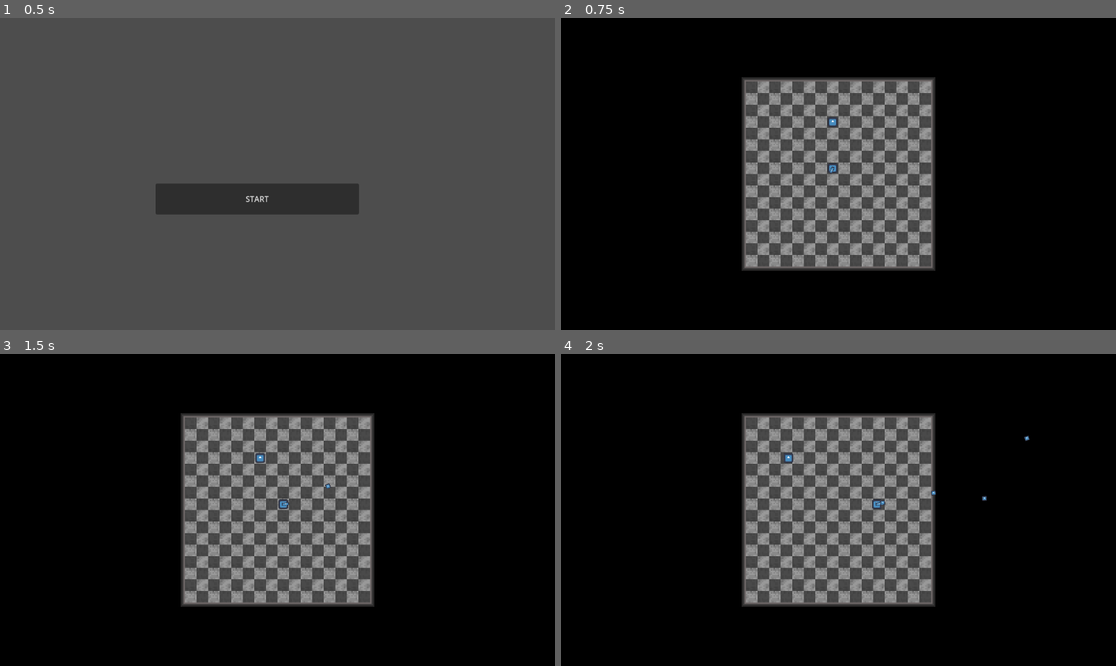
Above: before the commit, frames 1-4 (two rows, left to right).
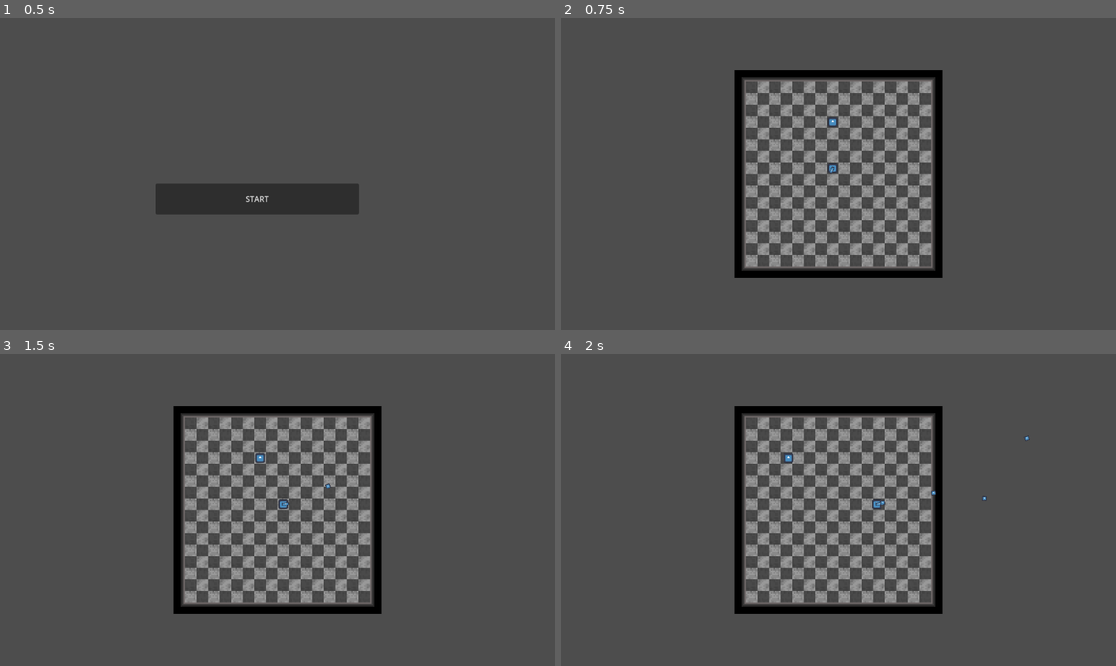
Above: after the commit, the same moments.

Repository: Mop82/YAYOE
Game: Godot game, scene res://Scenes/Game Scene.tscn
Same seed, same stepped clock (60 frames per second), same inputs: the game is played once before the commit and once after it. The engine's default icon, where the game draws it, is replaced by a stand-in: a white triangle on a blue panel in a dark square.
Inputs (mouse positions are in pixels of both pictures, inside the frame that each line leads up to):
- Up to frame 1 (0.5 s): no input
- Up to frame 2 (0.75 s): click "START" at 0.5 s
- Up to frame 3 (1.5 s): tap Enter at 1.25 s; move the mouse to (399, 494) at 1.27 s; press the mouse at (399, 494) at 1.28 s; hold D (Right) from 1.28 s (still down)
- Up to frame 4 (2 s): keep holding D (Right)

Frame 1 is identical in both runs. In frame 2, 75% of the frame differs, in the area x 0-100%, y 0-100%; in frame 3, 75%; in frame 4, 75%.

Commit message:
boss bg change

Diff:
--- a/Scenes/Level/LevelArrangements/LevelArrangementBase.tscn
+++ b/Scenes/Level/LevelArrangements/LevelArrangementBase.tscn
@@ -22,15 +22,8 @@
 physics_layer_0/collision_layer = 1
 sources/0 = SubResource("TileSetAtlasSource_niwnj")
 
-[node name="Level Arrangement" type="Node2D"]
+[node name="Level Arrangement2" type="Node2D"]
 script = ExtResource("1_28b7k")
-
-[node name="BlackBG" type="ColorRect" parent="."]
-offset_left = -250.0
-offset_top = -250.0
-offset_right = 250.0
-offset_bottom = 250.0
-color = Color(0, 0, 0, 1)
 
 [node name="Checkerboard" type="TileMapLayer" parent="."]
 texture_filter = 1
--- a/Scenes/Level/LevelArrangements/boss-level2.tscn
+++ b/Scenes/Level/LevelArrangements/boss-level2.tscn
@@ -26,13 +26,6 @@
 [node name="Level Arrangement" type="Node2D"]
 script = ExtResource("1_qltgj")
 
-[node name="BlackBG" type="ColorRect" parent="."]
-offset_left = -250.0
-offset_top = -250.0
-offset_right = 250.0
-offset_bottom = 250.0
-color = Color(0, 0, 0, 1)
-
 [node name="Checkerboard" type="TileMapLayer" parent="."]
 texture_filter = 1
 tile_map_data = PackedByteArray("AAD4//j/AAAAAAAAAAD4//n/AAAAAAEAAAD5//j/AAABAAAAAAD5//n/AAABAAEAAAD4//r/AAAAAAAAAAD4// …(5104 unchanged characters)…
@@ -44,18 +37,38 @@
 position = Vector2(-4, -36)
 spawn_item = ExtResource("4_qpvpt")
 
-[node name="EnemySpawner2" parent="Enemies" instance=ExtResource("3_bis8y")]
+[node name="up 1" parent="Enemies" instance=ExtResource("3_bis8y")]
 position = Vector2(-4, -20)
 spawn_item = ExtResource("5_gyrbd")
 type = 1
 
-[node name="EnemySpawner3" parent="Enemies" instance=ExtResource("3_bis8y")]
+[node name="up 2" parent="Enemies" instance=ExtResource("3_bis8y")]
 position = Vector2(12, -20)
 spawn_item = ExtResource("5_gyrbd")
 type = 1
 
-[node name="EnemySpawner5" parent="Enemies" instance=ExtResource("3_bis8y")]
+[node name="up 3" parent="Enemies" instance=ExtResource("3_bis8y")]
 position = Vector2(-20, -20)
+spawn_item = ExtResource("5_gyrbd")
+type = 1
+
+[node name="up 4" parent="Enemies" instance=ExtResource("3_bis8y")]
+position = Vector2(-36, -36)
+spawn_item = ExtResource("5_gyrbd")
+type = 1
+
+[node name="up 5" parent="Enemies" instance=ExtResource("3_bis8y")]
+position = Vector2(28, -36)
+spawn_item = ExtResource("5_gyrbd")
+type = 1
+
+[node name="up 6" parent="Enemies" instance=ExtResource("3_bis8y")]
+position = Vector2(-4, -44)
+spawn_item = ExtResource("5_gyrbd")
+type = 1
+
+[node name="up 7" parent="Enemies" instance=ExtResource("3_bis8y")]
+position = Vector2(-36, -4)
 spawn_item = ExtResource("5_gyrbd")
 type = 1
 
@@ -78,3 +91,33 @@
 position = Vector2(20, 20)
 spawn_item = ExtResource("5_gyrbd")
 type = 1
+
+[node name="down 5" parent="Enemies" instance=ExtResource("3_bis8y")]
+position = Vector2(-4, 44)
+spawn_item = ExtResource("5_gyrbd")
+type = 1
+
+[node name="down 6" parent="Enemies" instance=ExtResource("3_bis8y")]
+position = Vector2(20, 20)
+spawn_item = ExtResource("5_gyrbd")
+type = 1
+
+[node name="down 7" parent="Enemies" instance=ExtResource("3_bis8y")]
+position = Vector2(20, 20)
+spawn_item = ExtResource("5_gyrbd")
+type = 1
+
+[node name="down 8" parent="Enemies" instance=ExtResource("3_bis8y")]
+position = Vector2(20, 20)
+spawn_item = ExtResource("5_gyrbd")
+type = 1
+
+[node name="down 9" parent="Enemies" instance=ExtResource("3_bis8y")]
+position = Vector2(20, 20)
+spawn_item = ExtResource("5_gyrbd")
+type = 1
+
+[node name="down 10" parent="Enemies" instance=ExtResource("3_bis8y")]
+position = Vector2(20, 20)
+spawn_item = ExtResource("5_gyrbd")
+type = 1
